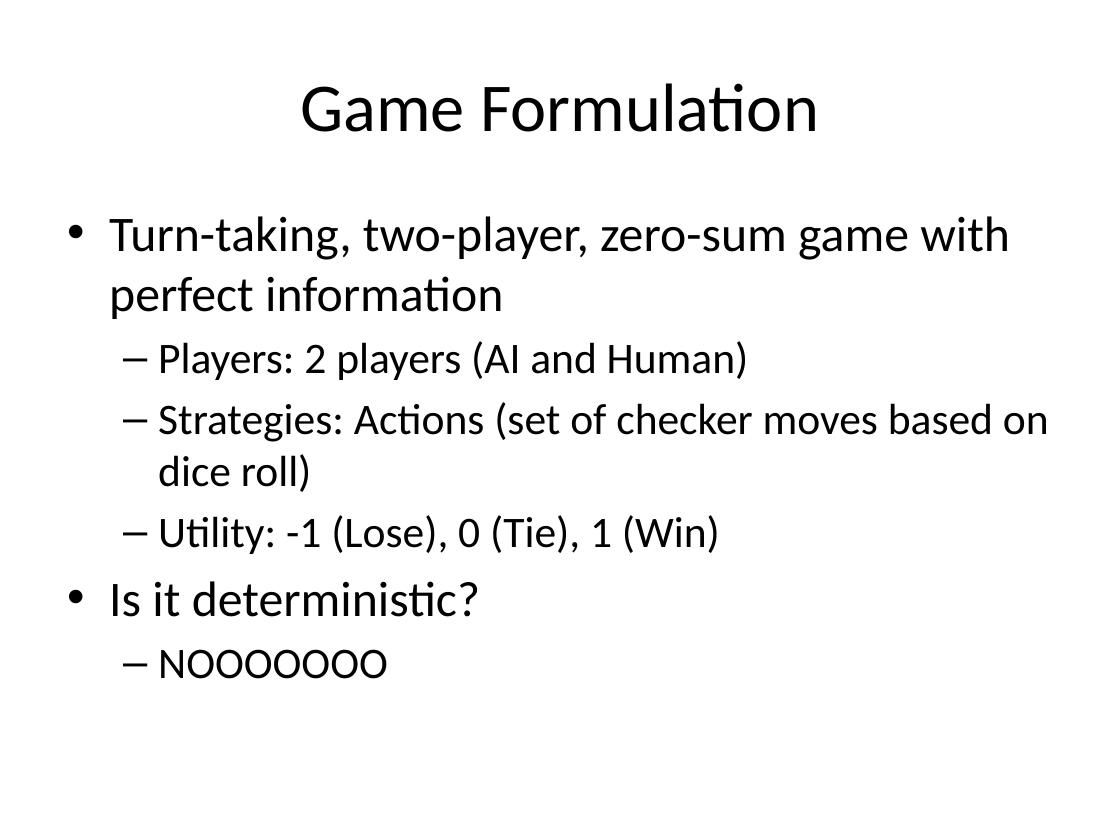
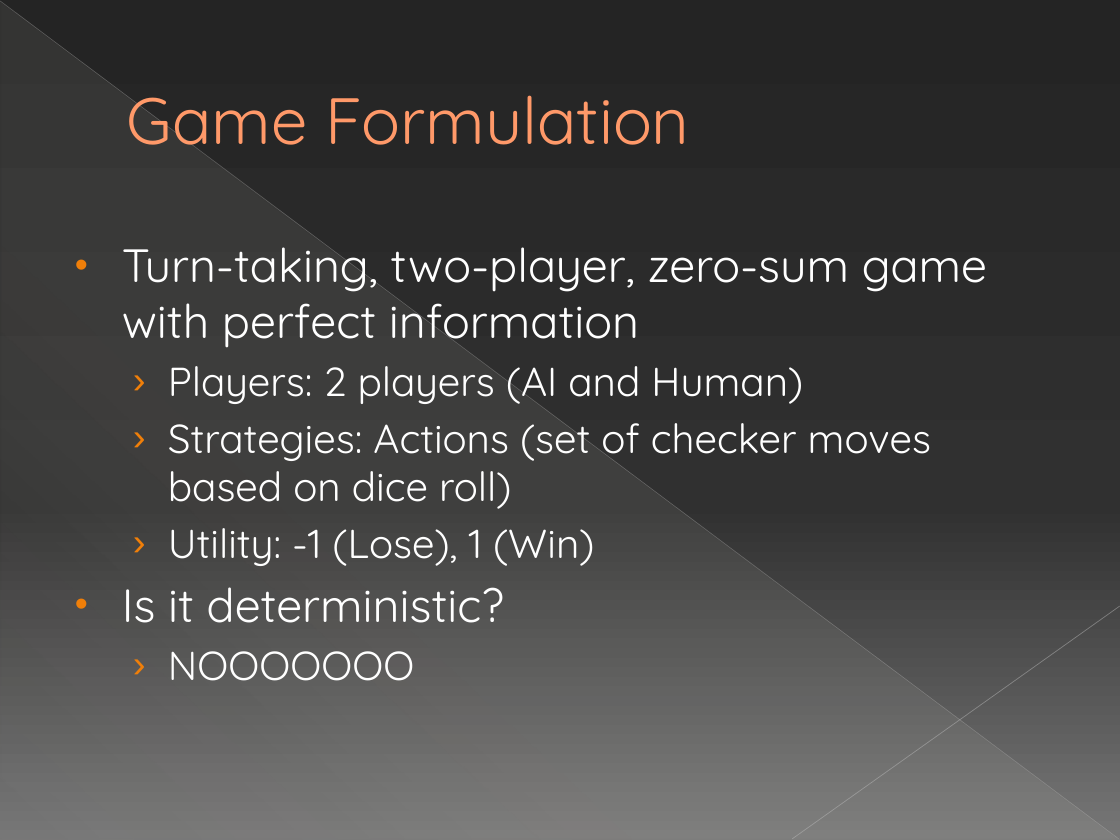
Before and after one commit to SteveC90/backgammon, a slide deck: slide 6 of Game Theory in Adversarial Search.pptx (slide 5 before the commit). Drawn at 1120x840 pixels with LibreOffice and Linux fonts; fonts in the diff are those of the drawing. Boxes give left, top, right and bottom in pixels: in the first picture for what was removed or moved away, otherwise in the second. Text is boxed around its words. In the diff, an @@ line names an element or a change of style, - is before the commit and + after.

```diff
--- a/Game Theory in Adversarial Search.pptx
+++ b/Game Theory in Adversarial Search.pptx
@@ background #FFFFFF to gradient #242424 to #303030 to #767676 @@
@@ line added from (0, 1) to (1119, 839), #B6B6B6 0.39 pt @@
@@ right triangle added at (1, 2, 1119, 840), fill gradient #E3DED1 @@
@@ title "Game Formulation" at (126, 95, 690, 160): size 44 to 42 pt, font Calibri to Quicksand, text colour #000000 to #FF9B6A, letter outline none to #A65806 0.5 pt; alignment centre to left; indent changed @@
@@ text "Turn-taking, two-player, zero-sum game with ...": place and size @@
-text "Turn-taking, two-player, zero-sum game with ..." at (109, 216, 1049, 679)
+text "Turn-taking, two-player, zero-sum game with ..." at (122, 247, 987, 681)
@@ text at (122, 247, 987, 681): size 32 to 30 pt in "Turn-taking, two-player, zero-sum game with perfect informat ...", "Is it deterministic?"; font Calibri to Quicksand, text colour #000000 to #FFFFFF in "Turn-taking, two-player, zero-sum game with perfect informat ...", "Players: 2 players (AI and Human)", "Strategies: Actions (set of checker moves based ...", "Is it deterministic?" and 1 more places; size 28 to 26 pt in "Players: 2 players (AI and Human)", "Strategies: Actions (set of checker moves based ...", "NOOOOOOO"; indent changed; bullet – to › @@
@@ text at (168, 528, 594, 566): text changed; size 28 to 26 pt; font Calibri to Quicksand; text colour #000000 to #FFFFFF @@
-  – Utility: -1 (Lose), 0 (Tie), 1 (Win)
+  › Utility: -1 (Lose), 1 (Win)
@@ line added from (1120, 606) to (792, 839), #BFBFBF 0.47 pt @@
```
Also in this commit, not shown: 8 other slides changed, 4 slides added.
